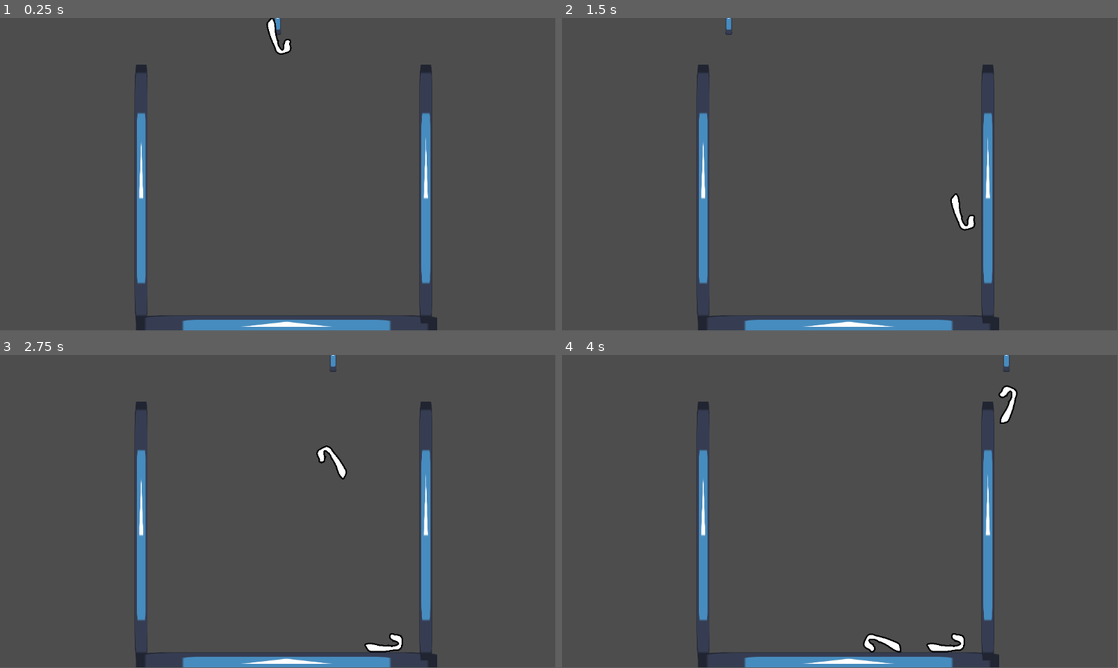
Above: before the commit, frames 1-4 (two rows, left to right).
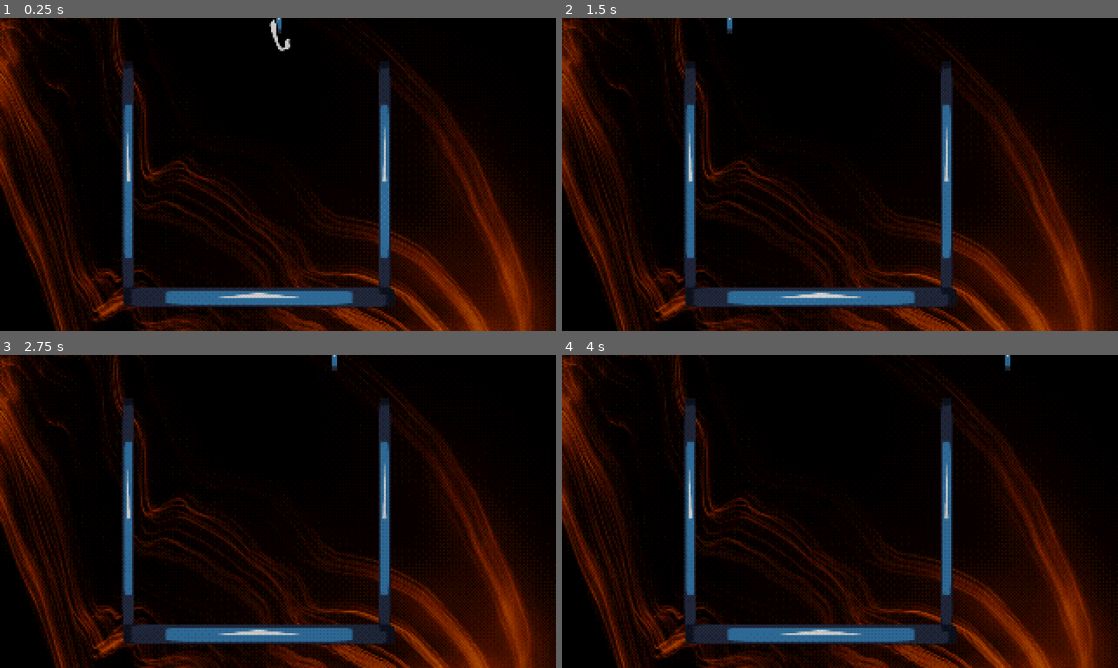
Above: after the commit, the same moments.

Repository: SnekOfSpice/jame-gam-christmas-2025
Game: Godot game, scene res://game.tscn
The game is run twice, just before and just after one commit, with the same random seed, the same clock (stepped at 60 frames per second) and the same inputs. The engine's default icon, where the game draws it, is replaced by a stand-in: a white triangle on a blue panel in a dark square.
Inputs (mouse positions are in pixels of both pictures, inside the frame that each line leads up to):
- Up to frame 1 (0.25 s): no input
- Up to frame 2 (1.5 s): tap Enter at 0.5 s; move the mouse to (962, 158) at 0.52 s; click (962, 158) at 0.6 s; move the mouse to (728, 190) at 1.27 s; click (728, 190) at 1.35 s
- Up to frame 3 (2.75 s): move the mouse to (333, 442) at 2.02 s; click (333, 442) at 2.1 s
- Up to frame 4 (4 s): move the mouse to (812, 574) at 2.77 s; click (812, 574) at 2.85 s; move the mouse to (1006, 558) at 3.52 s; click (1006, 558) at 3.6 s
In our replay, the window is 799x449 before the commit and 800x450 after it. These sizes can differ from the game's own. Grey fills any space a smaller window leaves; there, only what the larger window draws over its background counts as a difference.

The runs differ from the first frame. In frame 1, 100% of the frame differs, in the area x 0-100%, y 0-100%; in frame 2, 100%; in frame 3, 100%; in frame 4, 100%.

Commit message:
first visual pass, add cane sprites

Diff:
--- /dev/null
+++ b/game.gd
@@ -0,0 +1,46 @@
+extends Node2D
+
+
+func _ready() -> void:
+	set_background("bg1")
+
+func set_background(background:String, fade_time := 0.0):
+	var path = str("res://backgrounds/", background, ".png")
+	if not FileAccess.file_exists(path):
+		push_warning(str("COULDN'T FIND BACKGROUND ", background, "!"))
+		return
+	var new_background:Node2D
+	var old_backgrounds:=$Background.get_children()
+	if path.ends_with(".png") or path.ends_with(".jpg") or path.ends_with(".jpeg"):
+		new_background = Sprite2D.new()
+		new_background.texture = load(path)
+		new_background.centered = false
+
+	elif path.ends_with(".tscn"):
+		new_background = load(path).instantiate()
+	else:
+		push_error(str("Background ", background, " does not end in .png, .jpg, .jpeg or .tscn."))
+		return
+
+	$Background.add_child(new_background)
+	$Background.move_child(new_background, 0)
+
+	var viewport_height = ProjectSettings.get_setting("display/window/size/viewport_height")
+	var viewport_width = ProjectSettings.get_setting("display/window/size/viewport_width")
+	var background_size := Vector2.ZERO
+	if new_background is Sprite2D:
+		background_size = new_background.texture.get_size()
+	elif new_background.has_method("get_size"):
+		background_size = new_background.get_size()
+
+	var overshoot = background_size - Vector2(960, 540)
+	if overshoot.x > 0:
+		new_background.position.x = - overshoot.x * 0.5
+	if overshoot.y > 0:
+		new_background.position.y = - overshoot.y * 0.5
+
+
+	for old_node : Node in old_backgrounds:
+		var fade_tween := get_tree().create_tween()
+		fade_tween.tween_property(old_node, "modulate:a", 0.0, fade_time)
+		fade_tween.finished.connect(old_node.queue_free)
--- a/game.tscn
+++ b/game.tscn
@@ -1,7 +1,10 @@
-[gd_scene load_steps=5 format=3 uid="uid://bowcur0pd4vpt"]
+[gd_scene load_steps=12 format=3 uid="uid://bowcur0pd4vpt"]
 
 [ext_resource type="Texture2D" uid="uid://c7v5h3cosic34" path="res://icon.svg" id="1_a0wko"]
+[ext_resource type="Script" path="res://game.gd" id="1_lvs5x"]
 [ext_resource type="PackedScene" uid="uid://fjpcac0dkq78" path="res://grabber.tscn" id="2_qmh5h"]
+[ext_resource type="Shader" path="res://snow.gdshader" id="3_k2ui6"]
+[ext_resource type="Shader" path="res://pixelate.gdshader" id="4_fg52v"]
 
 [sub_resource type="RectangleShape2D" id="RectangleShape2D_v8kdw"]
 size = Vector2(25, 516)
@@ -9,7 +12,30 @@
 [sub_resource type="RectangleShape2D" id="RectangleShape2D_7v8uo"]
 size = Vector2(613, 47)
 
+[sub_resource type="FastNoiseLite" id="FastNoiseLite_gnpfm"]
+frequency = 0.0045
+offset = Vector3(608.7, 0, 0)
+fractal_gain = 0.7
+fractal_weighted_strength = 0.92
+
+[sub_resource type="NoiseTexture2D" id="NoiseTexture2D_6rvcb"]
+noise = SubResource("FastNoiseLite_gnpfm")
+
+[sub_resource type="ShaderMaterial" id="ShaderMaterial_hdcp3"]
+shader = ExtResource("3_k2ui6")
+shader_parameter/Transparency = 4.63
+shader_parameter/Slow = 7.31
+shader_parameter/Noise = SubResource("NoiseTexture2D_6rvcb")
+
+[sub_resource type="ShaderMaterial" id="ShaderMaterial_gk05n"]
+shader = ExtResource("4_fg52v")
+shader_parameter/resolution_downsampling = 4.0
+shader_parameter/bit_depth = 18.0
+
 [node name="Game" type="Node2D"]
+script = ExtResource("1_lvs5x")
+
+[node name="Background" type="Node2D" parent="."]
 
 [node name="Container" type="Node2D" parent="."]
 
@@ -48,3 +74,34 @@
 shape = SubResource("RectangleShape2D_v8kdw")
 
 [node name="Grabber" parent="." instance=ExtResource("2_qmh5h")]
+
+[node name="CanvasLayer" type="CanvasLayer" parent="."]
+
+[node name="Noise" type="ColorRect" parent="CanvasLayer"]
+material = SubResource("ShaderMaterial_hdcp3")
+anchors_preset = 15
+anchor_right = 1.0
+anchor_bottom = 1.0
+grow_horizontal = 2
+grow_vertical = 2
+
+[node name="CanvasLayer2" type="CanvasLayer" parent="."]
+
+[node name="Dither" type="ColorRect" parent="CanvasLayer2"]
+material = SubResource("ShaderMaterial_gk05n")
+anchors_preset = 15
+anchor_right = 1.0
+anchor_bottom = 1.0
+grow_horizontal = 2
+grow_vertical = 2
+
+[node name="CanvasLayer3" type="CanvasLayer" parent="."]
+layer = 2
+
+[node name="UI" type="Control" parent="CanvasLayer3"]
+layout_mode = 3
+anchors_preset = 15
+anchor_right = 1.0
+anchor_bottom = 1.0
+grow_horizontal = 2
+grow_vertical = 2
--- /dev/null
+++ b/pixelate.gdshader
@@ -0,0 +1,33 @@
+shader_type canvas_item;
+uniform sampler2D view: hint_screen_texture, filter_nearest, repeat_disable;
+uniform float resolution_downsampling: hint_range(1.0, 32.0, 1.0);
+uniform float bit_depth: hint_range(0.0, 64.0, 2.0);
+const mat4 bayer_matrix_4x4 = mat4(
+    vec4(    -0.5,       0.0,  -0.375,   0.125 ),
+    vec4(    0.25,   -0.25,   0.375, - 0.125 ),
+    vec4( -0.3125,  0.1875, -0.4375,  0.0625 ),
+    vec4(  0.4375, -0.0625,  0.3125, -0.1875 )
+);
+const int bayer_n = 4;
+void vertex() {
+	// Called for every vertex the material is visible on.
+}
+
+void fragment() {
+	vec2 UV_new = SCREEN_UV -  mod(SCREEN_UV, SCREEN_PIXEL_SIZE * resolution_downsampling);
+	vec3 tex = texture(view, UV_new).rgb;
+	//float screen_resize = SCREEN_PIXEL_SIZE.x
+	vec2 pix_id = vec2(SCREEN_UV.x / (SCREEN_PIXEL_SIZE.x * resolution_downsampling), SCREEN_UV.y / (SCREEN_PIXEL_SIZE.y * resolution_downsampling));
+	float bayer_shift = bayer_matrix_4x4[int(mod(pix_id.x, 4.0))][int(mod(pix_id.y, 4.0))];
+	tex += vec3(bayer_shift / bit_depth);
+	tex.r = round(tex.r * bit_depth-1.0) / (bit_depth-1.0);
+	tex.g = round(tex.g * bit_depth-1.0) / (bit_depth-1.0);
+	tex.b = round(tex.b * bit_depth-1.0) / (bit_depth-1.0);
+	COLOR.rgb = tex.rgb;
+	COLOR.a = 1.0;
+}
+
+//void light() {
+	// Called for every pixel for every light affecting the CanvasItem.
+	// Uncomment to replace the default light processing function with this one.
+//}
--- a/project.godot
+++ b/project.godot
@@ -19,6 +19,11 @@
 
 GameManager="*res://game_manager.gd"
 
+[display]
+
+window/size/viewport_width=1280
+window/size/viewport_height=720
+
 [global_group]
 
 canes="group that groups all candy canes togemther"
--- /dev/null
+++ b/snow.gdshader
@@ -0,0 +1,17 @@
+//Shader by: Jordancjb (https://linktr.ee/jordancjb)
+//Licensed under Creative Commons 0, Use as you like c:
+shader_type canvas_item;
+
+//Noise Texture
+uniform sampler2D Noise;
+
+uniform sampler2D SCREEN_TEXTURE : hint_screen_texture, filter_linear_mipmap;
+
+//Settings
+uniform float Transparency = 4.0;
+uniform float Slow = 25.0;
+
+//Shader Code
+void fragment() {
+	COLOR = texture(SCREEN_TEXTURE, SCREEN_UV) * texture(Noise, texture(Noise, UV).xy + cos(TIME) / Slow) / Transparency;
+}
Binary file added: backgrounds/bg1.png
Not shown, added: backgrounds/bg1.png.import
Binary file added: backgrounds/bg2.png
Not shown, added: backgrounds/bg2.png.import
Binary file added: backgrounds/bg3.png
Not shown, added: backgrounds/bg3.png.import
Binary file added: sprites/cane0.png
Not shown, added: sprites/cane0.png.import
Binary file added: sprites/cane1.png
Not shown, added: sprites/cane1.png.import
Binary file added: sprites/cane10.png
Not shown, added: sprites/cane10.png.import
(and 16 more such lines)
